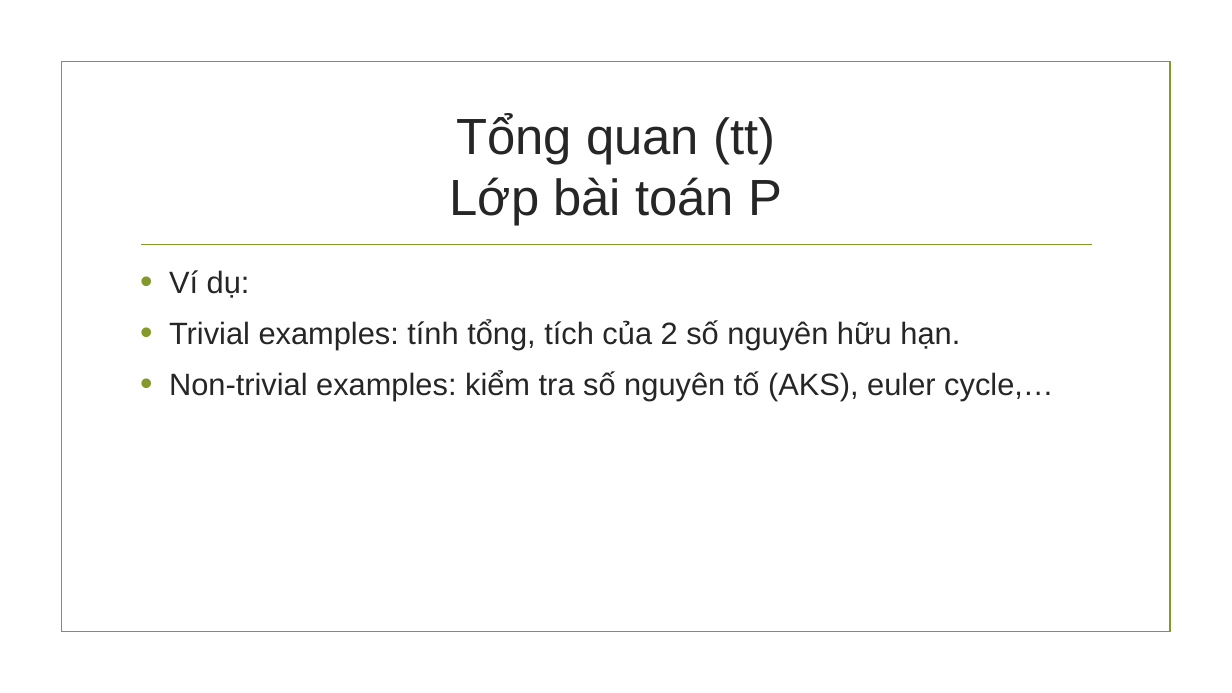
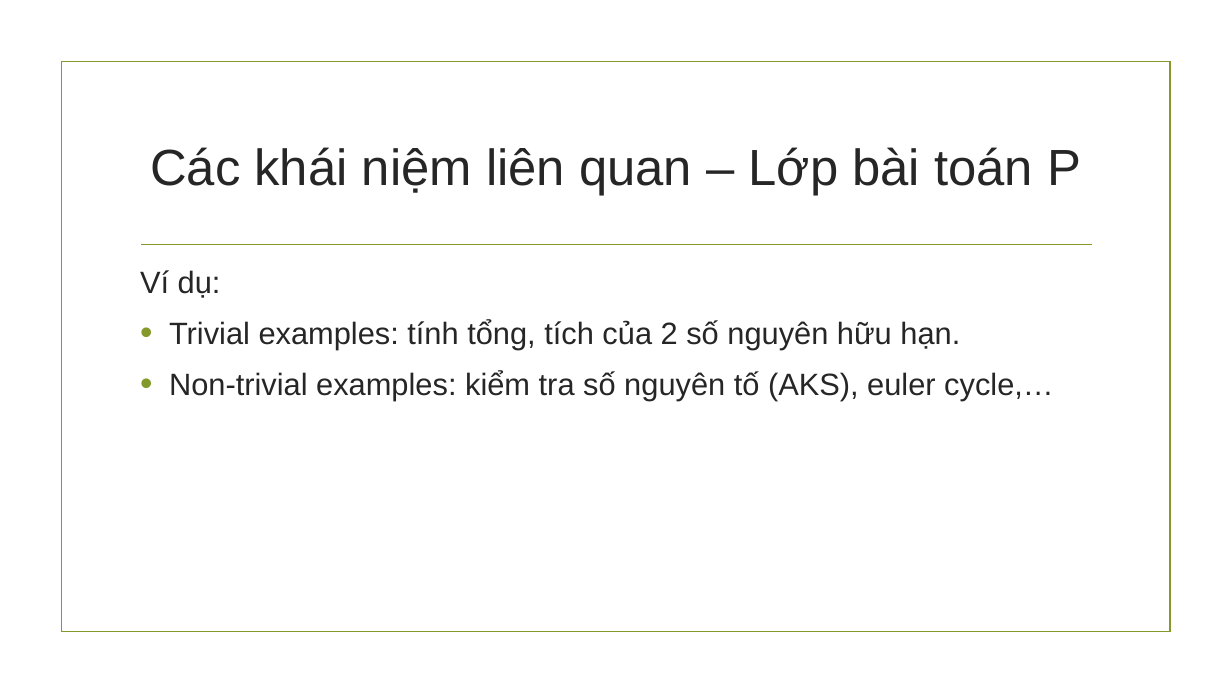
Before and after one commit to hungnguyen0606/PvsNP, a slide deck: slide 18 of Báo cáo đồ án cuối kì.pptx (slide 15 before the commit). Drawn at 1232x693 pixels with LibreOffice and Linux fonts; fonts in the diff are those of the drawing; background and template pictures are left out. Boxes give left, top, right and bottom in pixels: in the first picture for what was removed or moved away, otherwise in the second. Text is boxed around its words. In the diff, an @@ line names an element or a change of style, - is before the commit and + after.

```diff
--- a/Báo cáo đồ án cuối kì.pptx
+++ b/Báo cáo đồ án cuối kì.pptx
@@ title at (150, 147, 1081, 195): text changed @@
-Tổng quan (tt)
-Lớp bài toán P
+Các khái niệm liên quan – Lớp bài toán P
@@ text at (140, 270, 221, 298): bullet • to none @@
```
Also in this commit, not shown: 12 other slides changed, 9 slides added, 1 other file.
